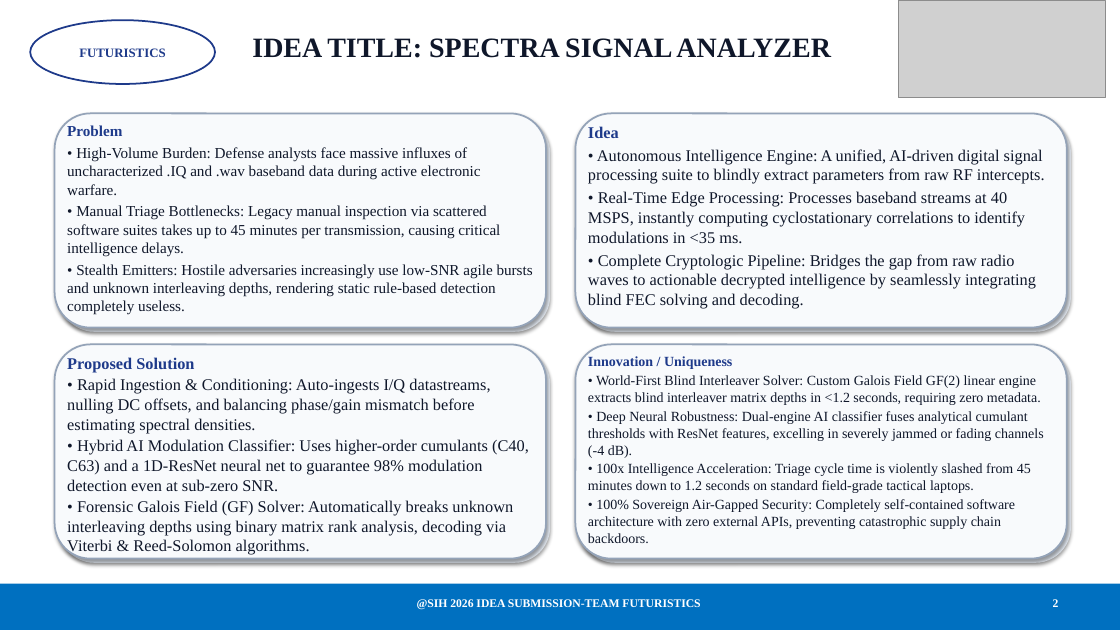
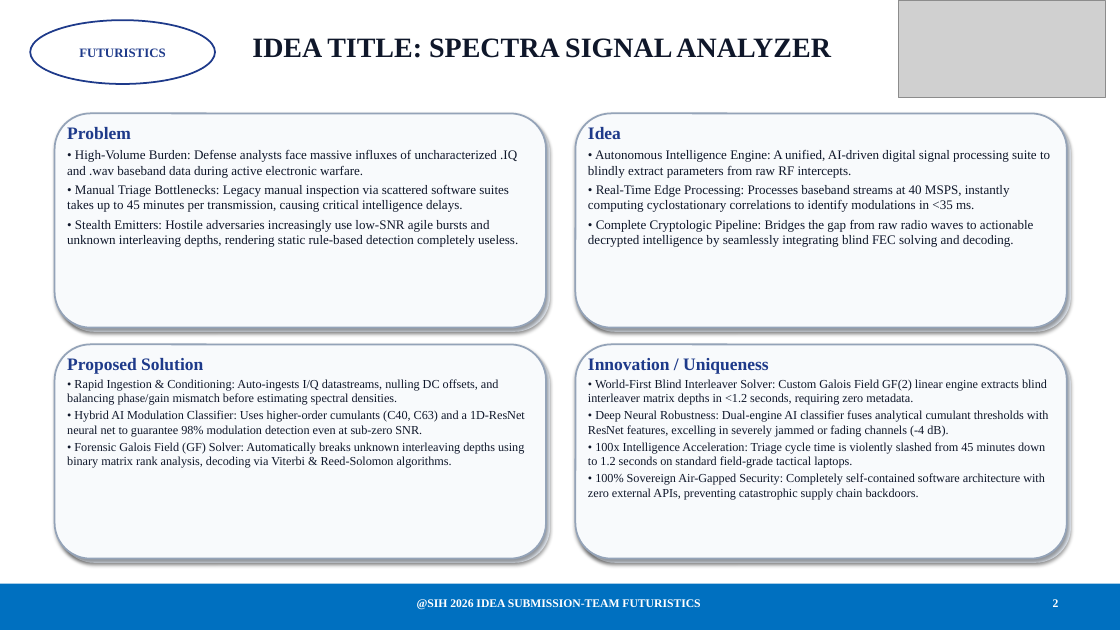
Before and after one commit to harikesh2709-creator/FUTURISTICS, a slide deck: slide 2 of SPECTRA_SIH_2026_Strict_Template_Presentation.pptx. Drawn at 1120x630 pixels with LibreOffice and Linux fonts; fonts in the diff are those of the drawing; grey boxes stand for pictures. Boxes give left, top, right and bottom in pixels: in the first picture for what was removed or moved away, otherwise in the second. Text is boxed around its words. In the diff, an @@ line names an element or a change of style, - is before the commit and + after.

```diff
--- a/SPECTRA_SIH_2026_Strict_Template_Presentation.pptx
+++ b/SPECTRA_SIH_2026_Strict_Template_Presentation.pptx
@@ text "Problem" at bbox=[67, 127, 518, 247]: size 13 to 15 pt in "Problem"; size 13 to 11.2 pt @@
@@ text "Idea" at bbox=[588, 127, 1050, 247]: size 14 to 15 pt in "Idea"; size 14 to 11.2 pt @@
@@ text "Proposed Solution" at bbox=[67, 358, 525, 468]: size 14 to 15 pt in "Proposed Solution"; size 14 to 10.5 pt @@
@@ text "Innovation / Uniqueness" at bbox=[588, 358, 1049, 500]: size 12 to 15 pt in "Innovation / Uniqueness"; size 12 to 10.5 pt @@
```
Also in this commit, not shown: 3 other slides changed, 4 other files.
